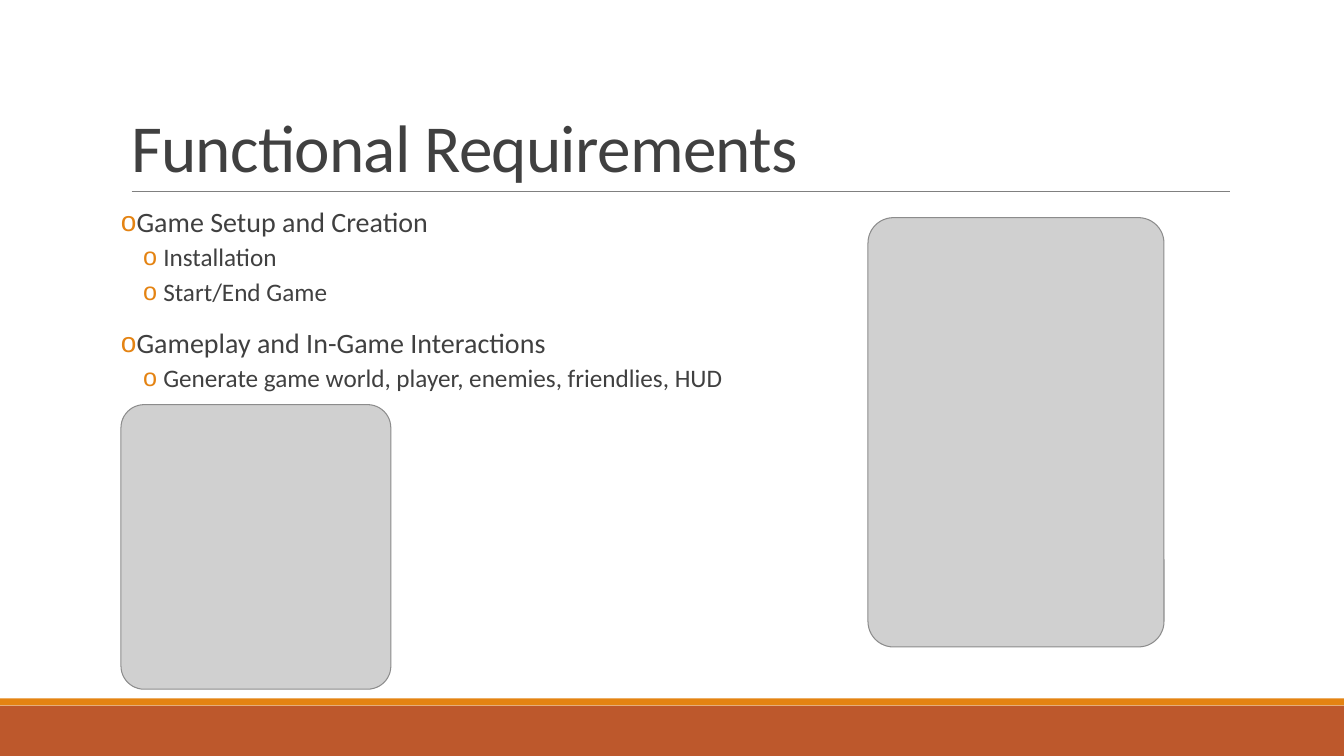
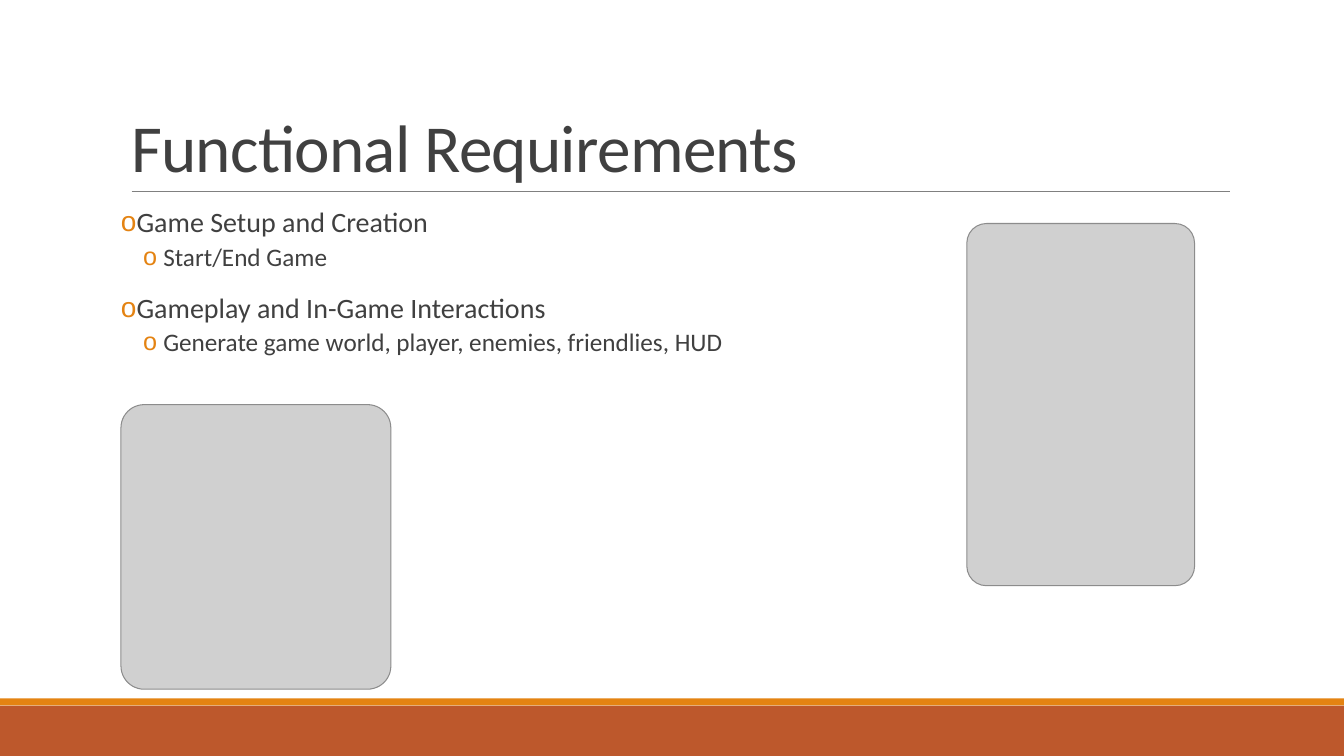
Before and after one commit to jonnynabors/Belly-Of-The-Beast, a slide deck: slide 12 of Documentation/UnityGameRequirementsPPT.pptx. Drawn at 1344x756 pixels with LibreOffice and Linux fonts; fonts in the diff are those of the drawing; grey boxes stand for pictures. Boxes give left, top, right and bottom in pixels: in the first picture for what was removed or moved away, otherwise in the second. Text is boxed around its words. In the diff, an @@ line names an element or a change of style, - is before the commit and + after.

```diff
--- a/Documentation/UnityGameRequirementsPPT.pptx
+++ b/Documentation/UnityGameRequirementsPPT.pptx
@@ picture: place and size @@
-picture at [868,218,1165,647]
+picture at [967,224,1195,586]
@@ text at [163,248,276,266]: paragraph removed @@
-  o Installation
```
Also in this commit, not shown: 3 other slides changed.
